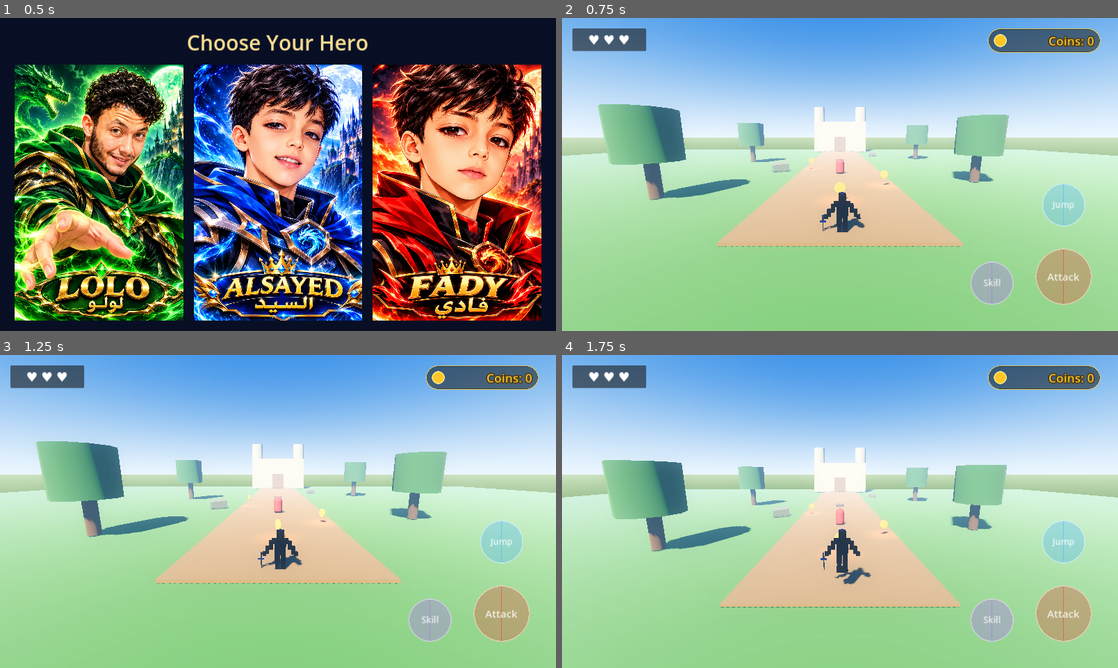
Above: before the commit, frames 1-4 (two rows, left to right).
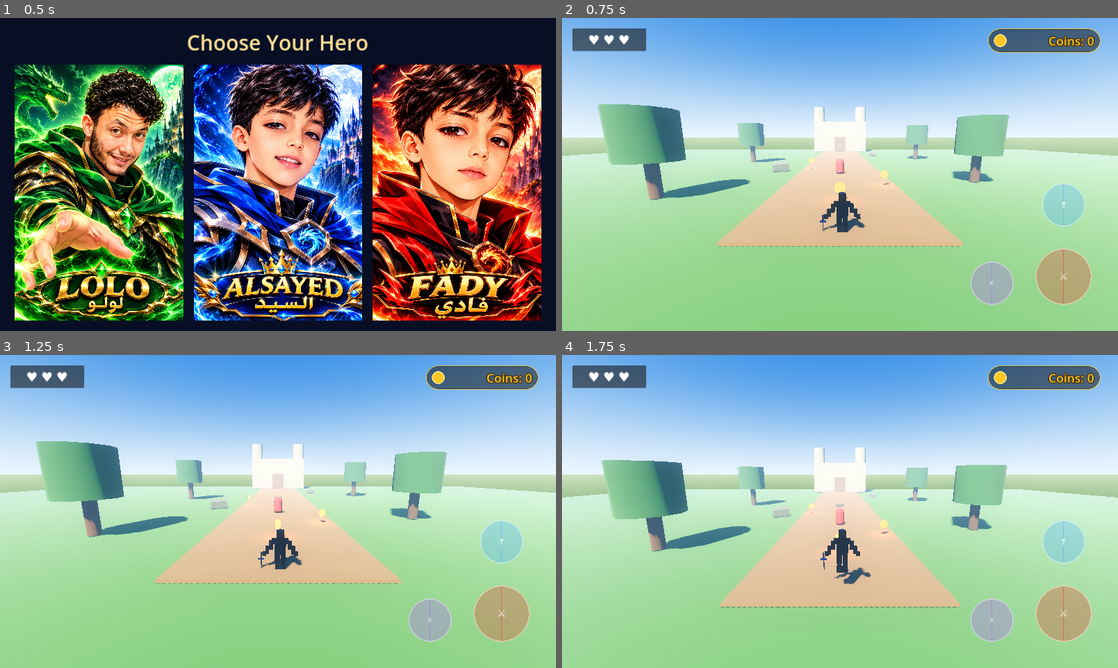
Above: after the commit, the same moments.

Repository: lolofadywaleed-hash/LostTreasureKingdom-Final
Game: Godot game, scene res://scenes/character_select.tscn
The game is run twice, just before and just after one commit, with the same random seed, the same clock (stepped at 60 frames per second) and the same inputs.
Inputs (mouse positions are in pixels of both pictures, inside the frame that each line leads up to):
- Up to frame 1 (0.5 s): no input
- Up to frame 2 (0.75 s): click (662, 193) at 0.5 s
- Up to frame 3 (1.25 s): no input
- Up to frame 4 (1.75 s): click "Jump" (after the commit: "↑") at 1.25 s

Frame 1 is identical in both runs. In frame 2, 0.2% of the frame differs, in the area x 75-93%, y 58-86%; in frame 3, 0.2%; in frame 4, 0.2%.

Commit message:
Refresh mobile combat control iconography

Diff:
--- a/scenes/mobile_hud.tscn
+++ b/scenes/mobile_hud.tscn
@@ -188,7 +188,7 @@
 grow_vertical = 2
 mouse_filter = 2
 theme_override_font_sizes/font_size = 24
-text = "Attack"
+text = "⚔"
 horizontal_alignment = 1
 vertical_alignment = 1
 
@@ -221,7 +221,7 @@
 grow_vertical = 2
 mouse_filter = 2
 theme_override_font_sizes/font_size = 20
-text = "Jump"
+text = "↑"
 horizontal_alignment = 1
 vertical_alignment = 1
 
@@ -250,7 +250,7 @@
 grow_vertical = 2
 mouse_filter = 2
 theme_override_font_sizes/font_size = 20
-text = "Skill"
+text = "⚡"
 horizontal_alignment = 1
 vertical_alignment = 1
 
